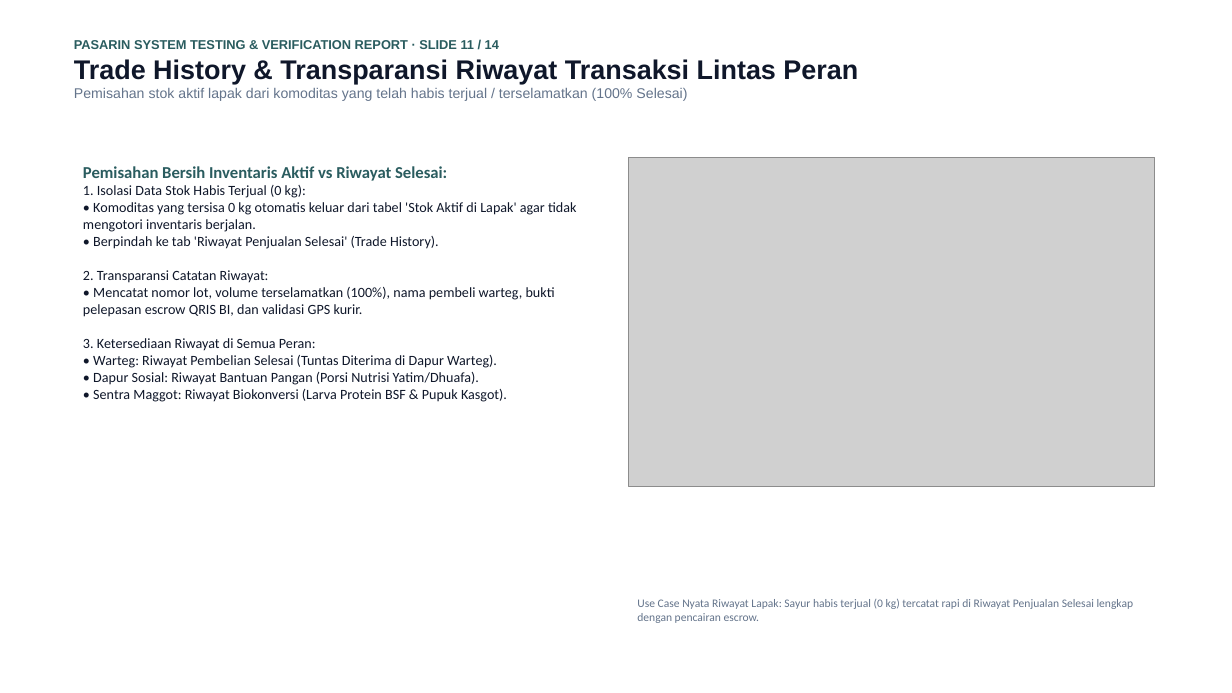
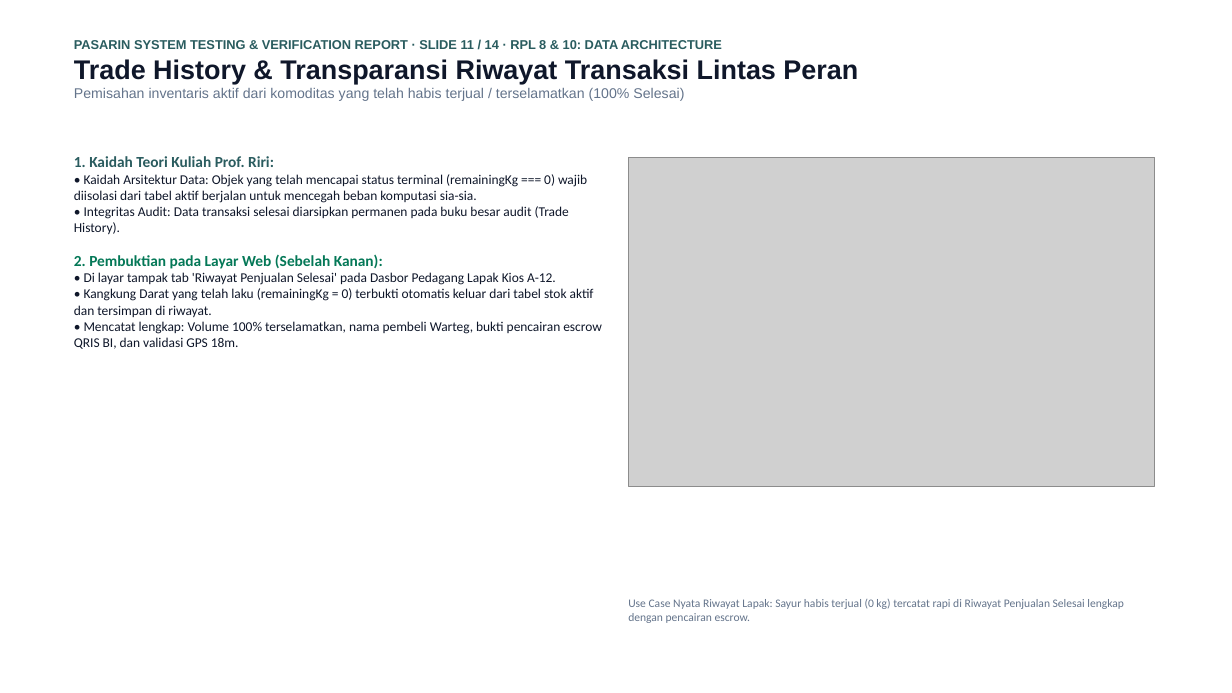
Before and after one commit to mrshlaf/pasarin, a slide deck: slide 11 of LAPORAN_PENGUJIAN_DAN_VERIFIKASI_SISTEM_PASARIN.pptx. Drawn at 1232x693 pixels with LibreOffice and Linux fonts; fonts in the diff are those of the drawing; grey boxes stand for pictures. Boxes give left, top, right and bottom in pixels: in the first picture for what was removed or moved away, otherwise in the second. Text is boxed around its words. In the diff, an @@ line names an element or a change of style, - is before the commit and + after.

Commit message:
docs(presentation): align theory methods and matched web use case explanations

```diff
--- a/LAPORAN_PENGUJIAN_DAN_VERIFIKASI_SISTEM_PASARIN.pptx
+++ b/LAPORAN_PENGUJIAN_DAN_VERIFIKASI_SISTEM_PASARIN.pptx
@@ text at [74,39,722,52]: text changed @@
-PASARIN SYSTEM TESTING & VERIFICATION REPORT · SLIDE 11 / 14
+PASARIN SYSTEM TESTING & VERIFICATION REPORT · SLIDE 11 / 14 · RPL 8 & 10: DATA ARCHITECTURE
@@ text at [74,88,684,101]: text changed @@
-Pemisahan stok aktif lapak dari komoditas yang telah habis terjual / terselamatkan (100% Selesai)
+Pemisahan inventaris aktif dari komoditas yang telah habis terjual / terselamatkan (100% Selesai)
@@ text at [74,156,602,349]: text changed; size 11 to 10.5 pt @@
-Pemisahan Bersih Inventaris Aktif vs Riwayat Selesai:
-1. Isolasi Data Stok Habis Terjual (0 kg):
-• Komoditas yang tersisa 0 kg otomatis keluar dari tabel 'Stok Aktif di Lapak' agar tidak mengotori inventaris berjalan.
-• Berpindah ke tab 'Riwayat Penjualan Selesai' (Trade History).
-2. Transparansi Catatan Riwayat:
-• Mencatat nomor lot, volume terselamatkan (100%), nama pembeli warteg, bukti pelepasan escrow QRIS BI, dan validasi GPS kurir.
-3. Ketersediaan Riwayat di Semua Peran:
-• Warteg: Riwayat Pembelian Selesai (Tuntas Diterima di Dapur Warteg).
-• Dapur Sosial: Riwayat Bantuan Pangan (Porsi Nutrisi Yatim/Dhuafa).
-• Sentra Maggot: Riwayat Biokonversi (Larva Protein BSF & Pupuk Kasgot).
+1. Kaidah Teori Kuliah Prof. Riri:
+• Kaidah Arsitektur Data: Objek yang telah mencapai status terminal (remainingKg === 0) wajib diisolasi dari tabel aktif berjalan untuk mencegah beban komputasi sia-sia.
+• Integritas Audit: Data transaksi selesai diarsipkan permanen pada buku besar audit (Trade History).
+2. Pembuktian pada Layar Web (Sebelah Kanan):
+• Di layar tampak tab 'Riwayat Penjualan Selesai' pada Dasbor Pedagang Lapak Kios A-12.
+• Kangkung Darat yang telah laku (remainingKg = 0) terbukti otomatis keluar dari tabel stok aktif dan tersimpan di riwayat.
+• Mencatat lengkap: Volume 100% terselamatkan, nama pembeli Warteg, bukti pencairan escrow QRIS BI, dan validasi GPS 18m.
@@ text "Use Case Nyata Riwayat Lapak: ...": place and size @@
-text "Use Case Nyata Riwayat Lapak: ..." at [637,599,1134,623]
+text "Use Case Nyata Riwayat Lapak: ..." at [628,599,1124,623]
```
Also in this commit, not shown: 13 other slides changed, 1 other file.
